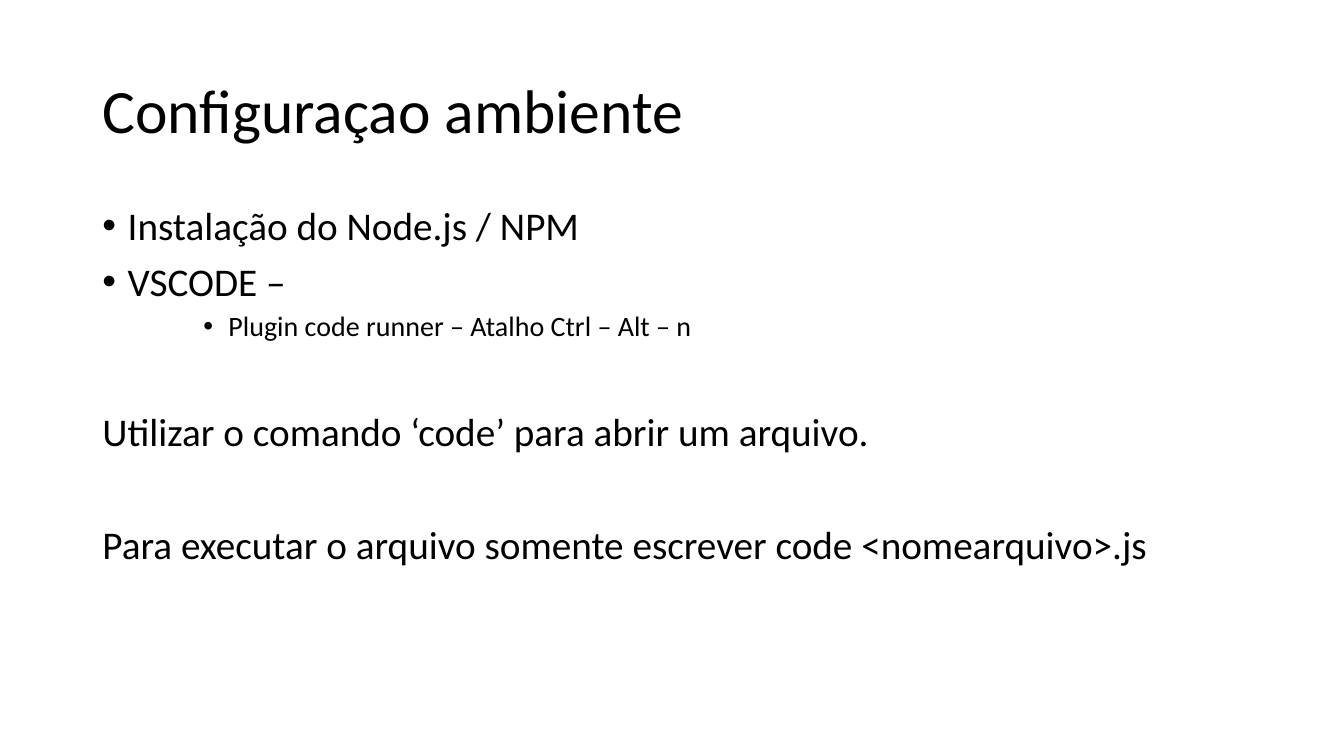
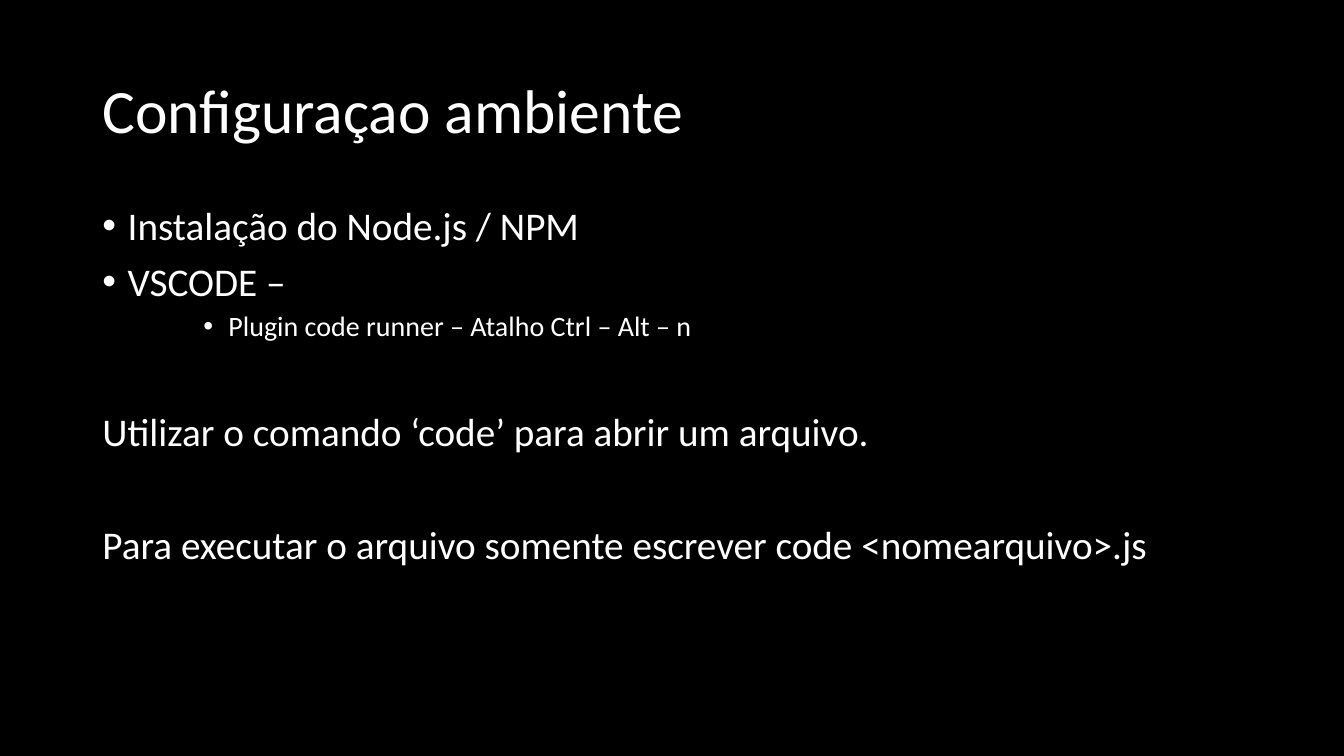
Before and after one commit to cesarfois/Curso_Udemy_Web_JS_COD3R, a slide deck: slide 2 of COD3R.pptx. Drawn at 1344x756 pixels with LibreOffice and Linux fonts; fonts in the diff are those of the drawing. Boxes give left, top, right and bottom in pixels: in the first picture for what was removed or moved away, otherwise in the second. Text is boxed around its words. In the diff, an @@ line names an element or a change of style, - is before the commit and + after.

```diff
--- a/COD3R.pptx
+++ b/COD3R.pptx
@@ background #FFFFFF to #000000 @@
@@ title "Configuraçao ambiente" at box(102, 90, 683, 144): text colour #000000 to #FFFFFF @@
@@ text "Instalação do Node.js / NPM" at box(102, 212, 1146, 566): text colour #000000 to #FFFFFF @@
```
Also in this commit, not shown: 2 other slides changed, 24 slides added, 37 other files.
